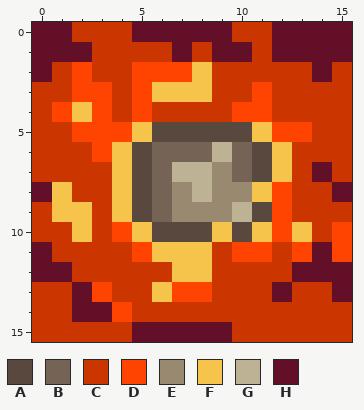
Pixel-art sprite: run_tree/data/sprites/environment/slab-2.png. Above: the version before the commit.
The file is 16x16 pixels.
Palette (. is transparent): A #58483d  B #756355  C #ca3500  D #ff4300  E #998970  F #f7c44b  G #bdb293  H #630f27
Pixels before, first column x 0:
 0 HHCCCHHHHHCCHHHH
 1 HHHCCCCHCHHCHHHH
 2 HCDCCDDDFCCCCCHC
 3 CCDDCDFFFCCDCCCC
 4 CDFDCDCCCCDDCCCC
 5 CCDDDFAAAAAFDDCC
 6 CCCDFABBBGBAFCCC
 7 CCCCFABGGEBAFCHC
 8 HFCCFABEGEEFDCCH
 9 CFFCFABEEEGADCCC
10 CCFCDFAAAFAFDFCD
11 HCCCCDFFFCDDCDHD
12 HHCCCCCFFCCCCHHH
13 CCHDCCFDDCCCHCCH
14 CCHHDCCCCCCCCCCC
15 CCCCCHHHHHCCCCCC
And afterwards:
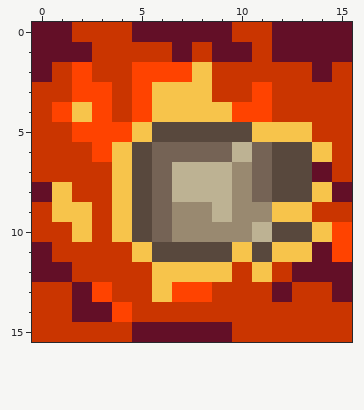
Log entry: Reworked lava and slab textures
From old to new:
Colour C becomes colour A in rows 6 to 8 at x 13; in row 11 at x 9.
Colour D becomes colour A in row 8 at x 12; in row 10 at x 12; in row 11 at x 11.
Colour F becomes colour A in rows 6 to 7 at x 12; in row 10 at x 5 and 13; in row 11 at x 6 to 8.
Colour A becomes colour B in rows 6 to 7 at x 11; in row 10 at x 6.
Colour F becomes colour B in row 8 at x 11.
Colour G becomes colour B in row 6 at x 9.
Colour A becomes colour E in row 9 at x 11; in row 10 at x 7 to 8 and 10.
Colour B becomes colour E in row 7 at x 10.
Colour F becomes colour E in row 10 at x 9.
Colour G becomes colour E in row 9 at x 10.
Colour C becomes colour F in row 4 at x 6 to 9; in row 6 at x 14; in row 8 at x 14; in row 9 at x 13; in row 10 at x 14; in row 11 at x 12.
Colour C becomes colour F in row 12 at x 6, 9 and 11.
Colour D becomes colour F in row 5 at x 12 to 13; in row 9 at x 12; in row 10 at x 4; in row 11 at x 5, 10 and 13.
Colour B becomes colour G in row 6 at x 10.
Colour E becomes colour G in row 7 at x 9; in row 8 at x 7 and 9; in row 9 at x 9.
Colour F becomes colour G in row 10 at x 11.
